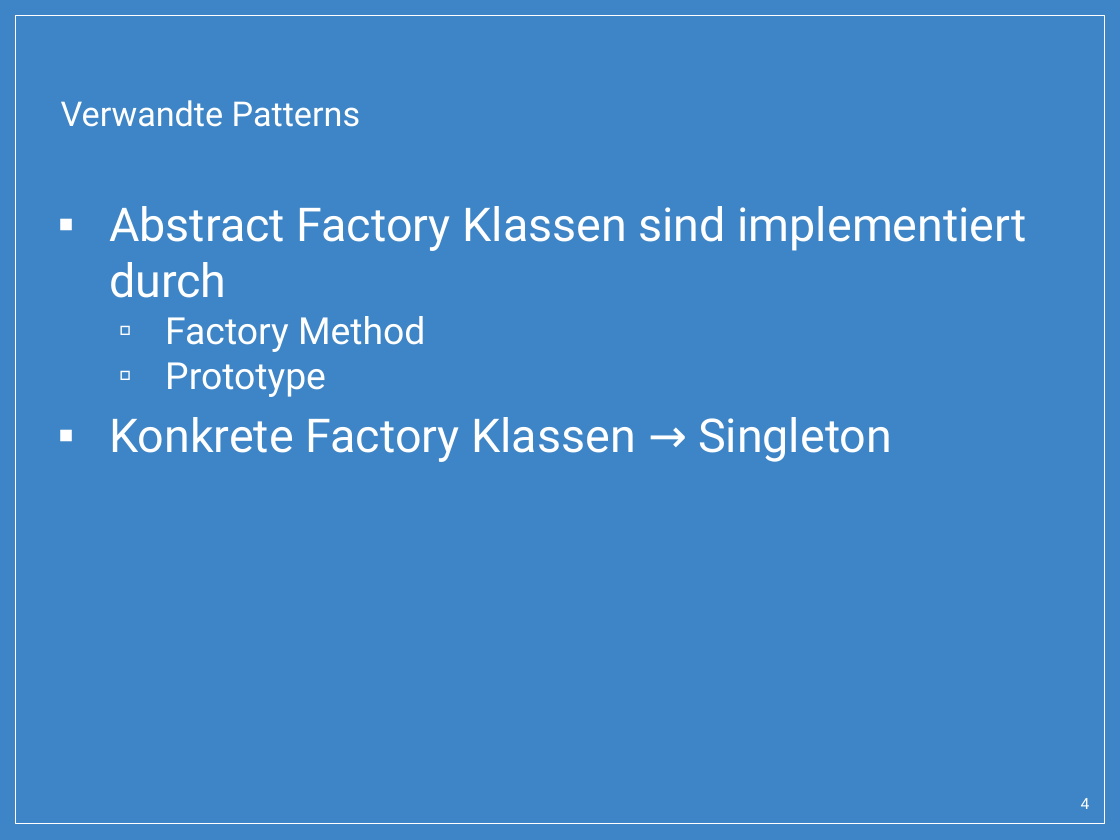
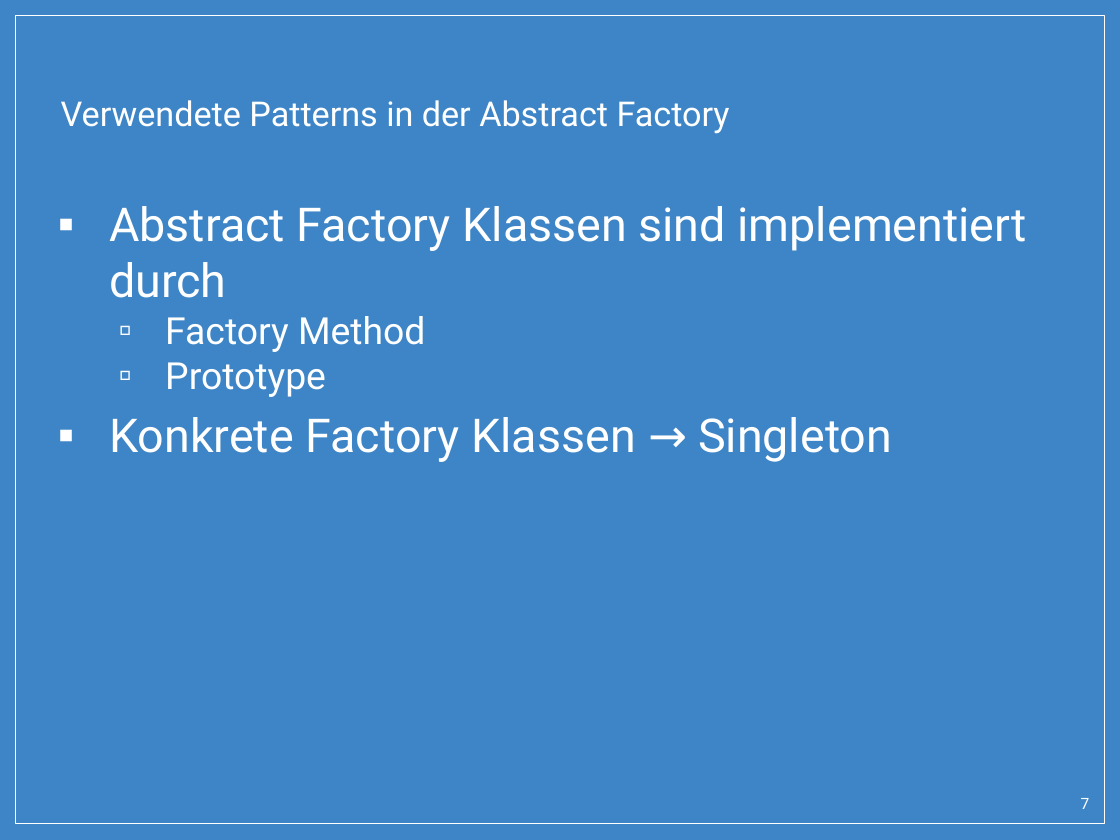
Before and after one commit to SimonPrimetzhofer/AbstractFactory-Pattern, a slide deck: slide 7 of Presentation/Abstract_Factory.pptx (slide 4 before the commit). Drawn at 1120x840 pixels with LibreOffice and Linux fonts; fonts in the diff are those of the drawing; background and template pictures are left out. Boxes give left, top, right and bottom in pixels: in the first picture for what was removed or moved away, otherwise in the second. Text is boxed around its words. In the diff, an @@ line names an element or a change of style, - is before the commit and + after.

```diff
--- a/Presentation/Abstract_Factory.pptx
+++ b/Presentation/Abstract_Factory.pptx
@@ title at [61,100,730,134]: text changed @@
-Verwandte Patterns
+Verwendete Patterns in der Abstract Factory
@@ page number at [1081,798,1090,809]: text changed @@
-4
+7
```
Also in this commit, not shown: 3 other slides changed, 2 slides added, 1 slide removed, 2 other files.
